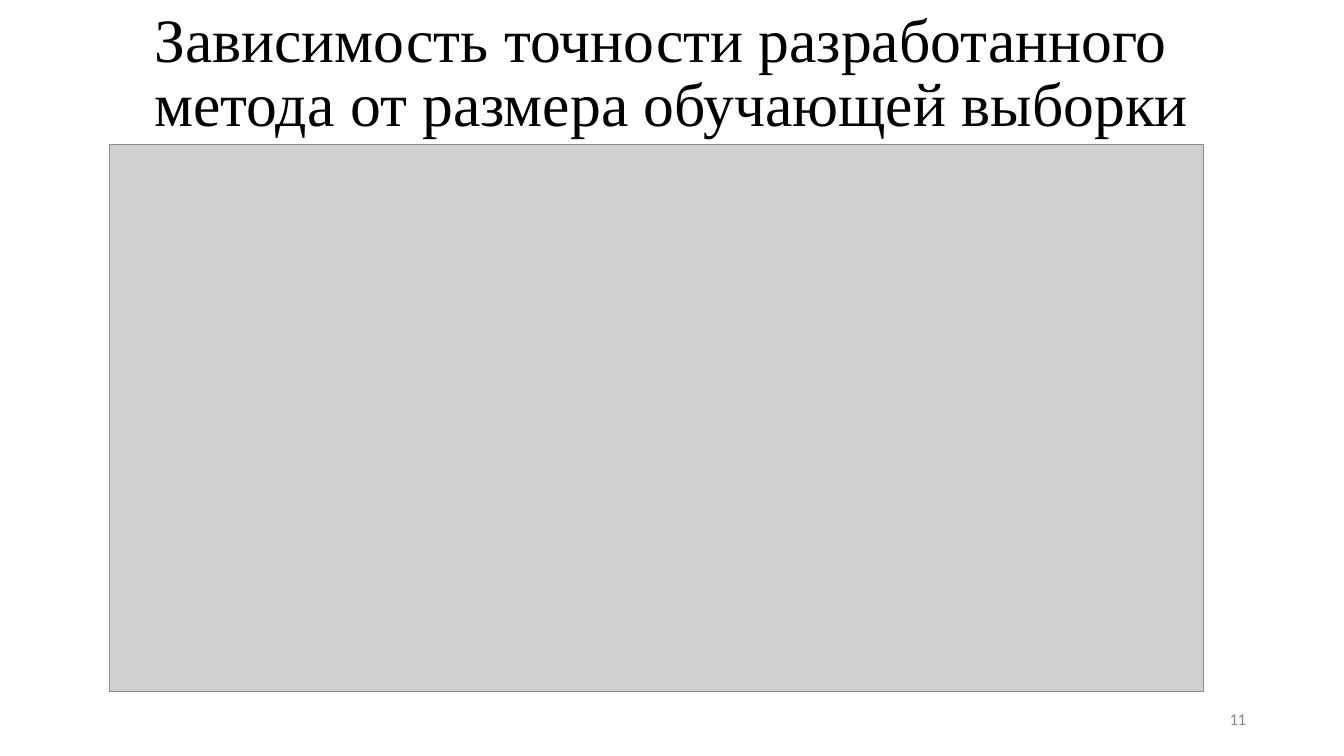
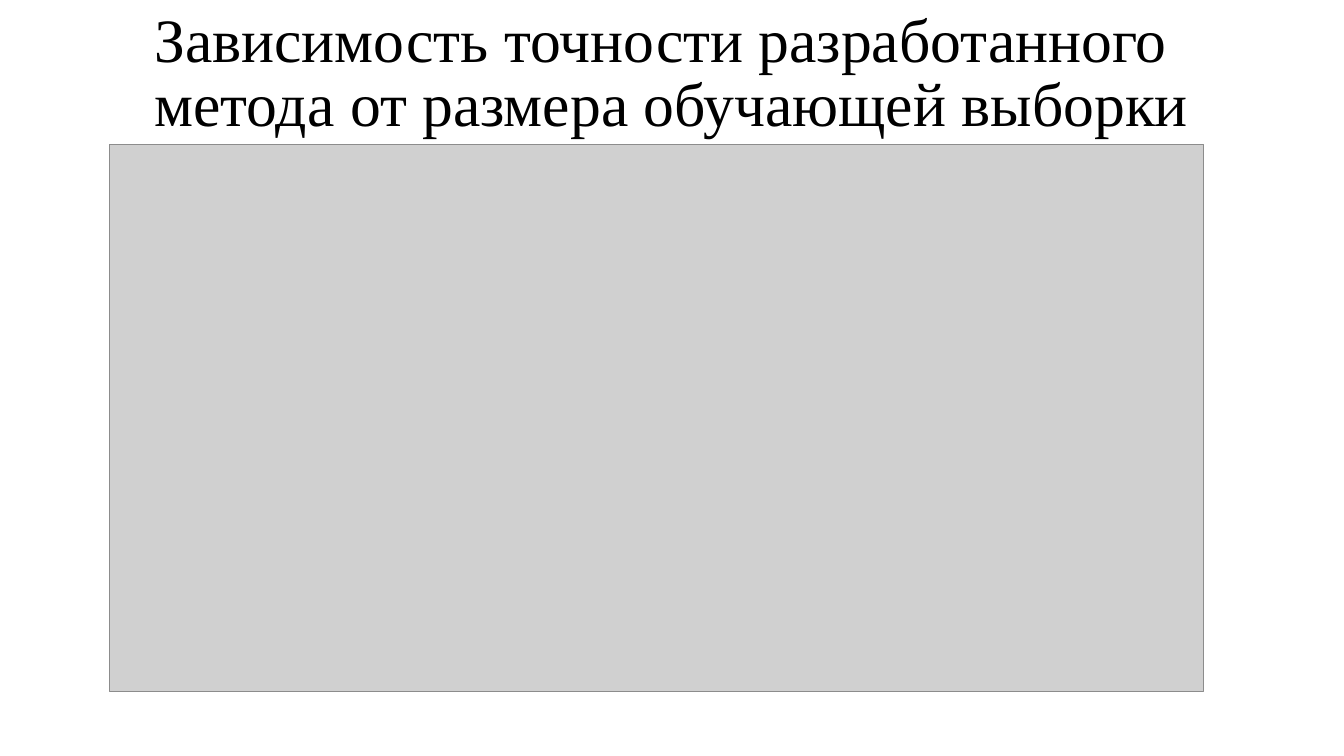
Before and after one commit to Zhilg/DIPLOMA, a slide deck: slide 17 of Презентация.pptx (slide 11 before the commit). Drawn at 1344x756 pixels with LibreOffice and Linux fonts; fonts in the diff are those of the drawing; grey boxes stand for pictures; background and template pictures are left out. Boxes give left, top, right and bottom in pixels: in the first picture for what was removed or moved away, otherwise in the second. Text is boxed around its words. In the diff, an @@ line names an element or a change of style, - is before the commit and + after.

```diff
--- a/Презентация.pptx
+++ b/Презентация.pptx
@@ page number removed at [1230, 714, 1247, 725] @@
-11
```
Also in this commit, not shown: 10 other slides changed, 8 slides added, 2 slides removed, 1 other file.
